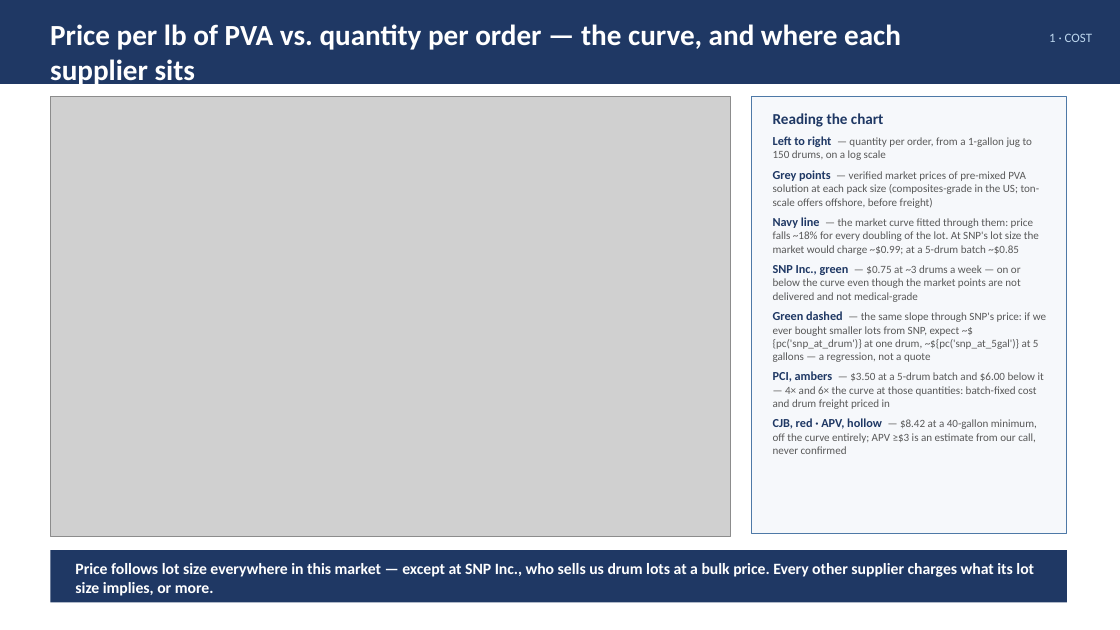
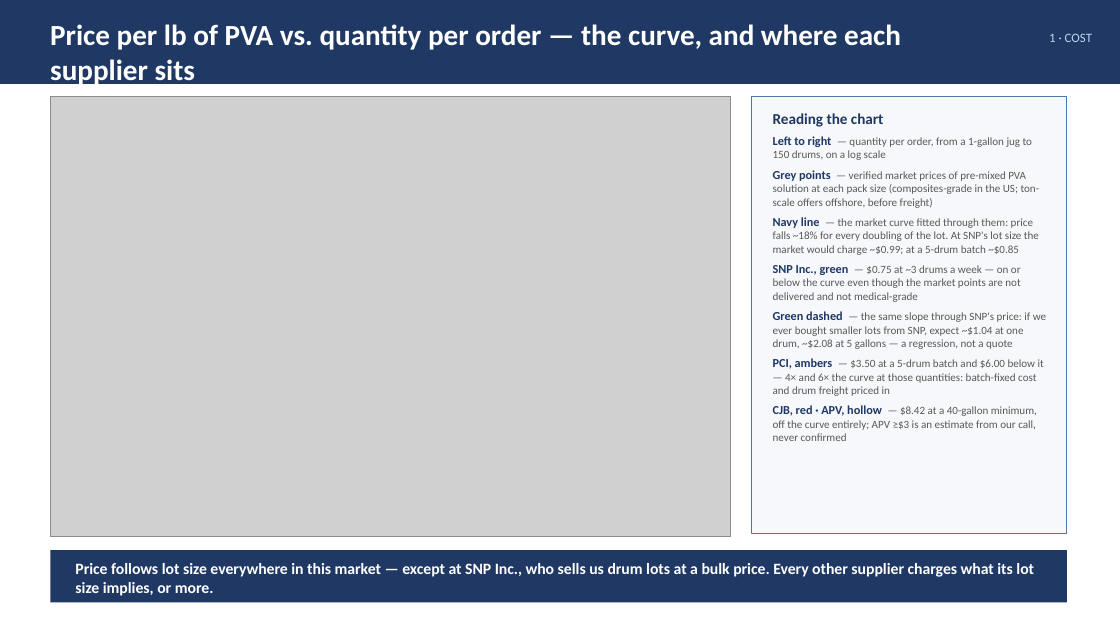
Before and after one commit to naviero1/Claude-Works, a slide deck: slide 3 of PVA second supplier initiative/PVA_Second_Supplier_Leadership_Deck.pptx. Drawn at 1120x630 pixels with LibreOffice and Linux fonts; fonts in the diff are those of the drawing; grey boxes stand for pictures. Boxes give left, top, right and bottom in pixels: in the first picture for what was removed or moved away, otherwise in the second. Text is boxed around its words. In the diff, an @@ line names an element or a change of style, - is before the commit and + after.

```diff
--- a/PVA second supplier initiative/PVA_Second_Supplier_Leadership_Deck.pptx
+++ b/PVA second supplier initiative/PVA_Second_Supplier_Leadership_Deck.pptx
@@ text at [773, 311, 1046, 349]: text changed @@
-Green dashed — the same slope through SNP's price: if we ever bought smaller lots from SNP, expect ~${pc('snp_at_drum')} at one drum, ~${pc('snp_at_5gal')} at 5 gallons — a regression, not a quote
+Green dashed — the same slope through SNP's price: if we ever bought smaller lots from SNP, expect ~$1.04 at one drum, ~$2.08 at 5 gallons — a regression, not a quote
```
Also in this commit, not shown: 1 other file.
